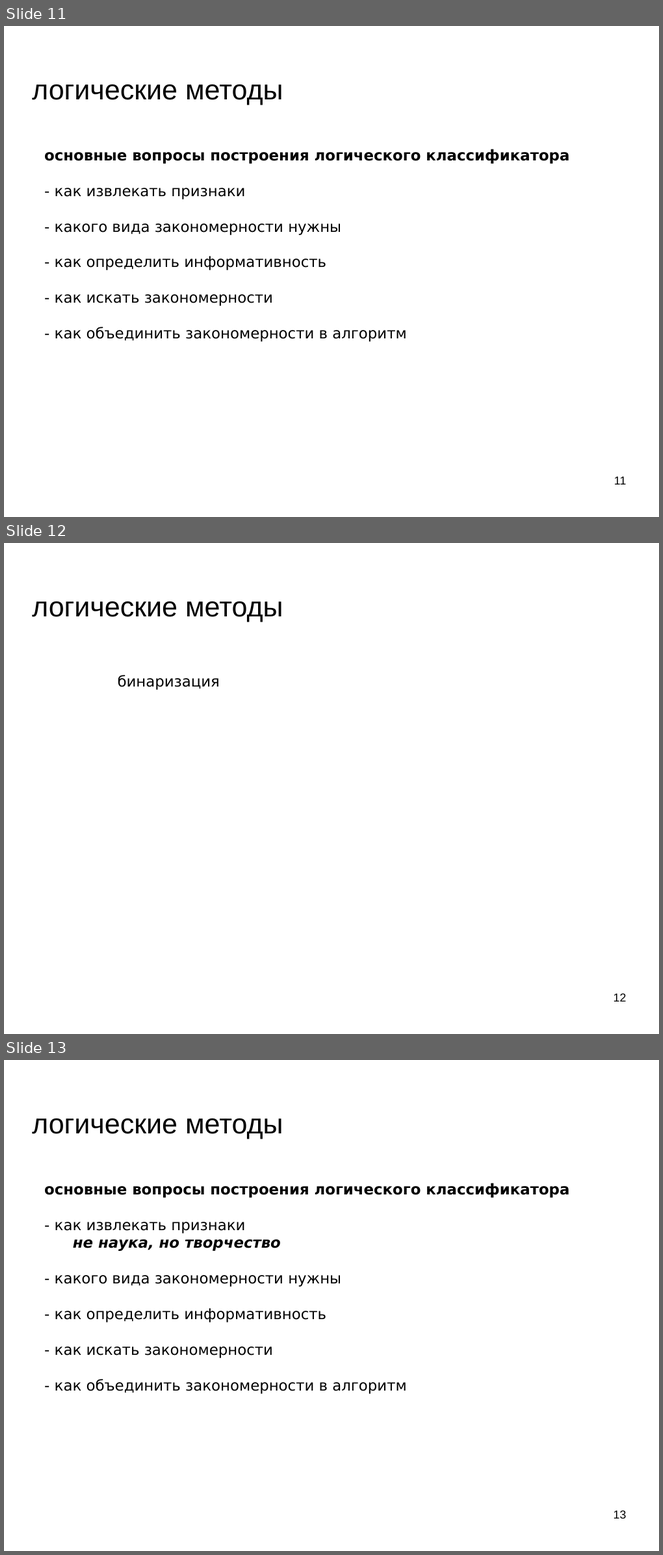
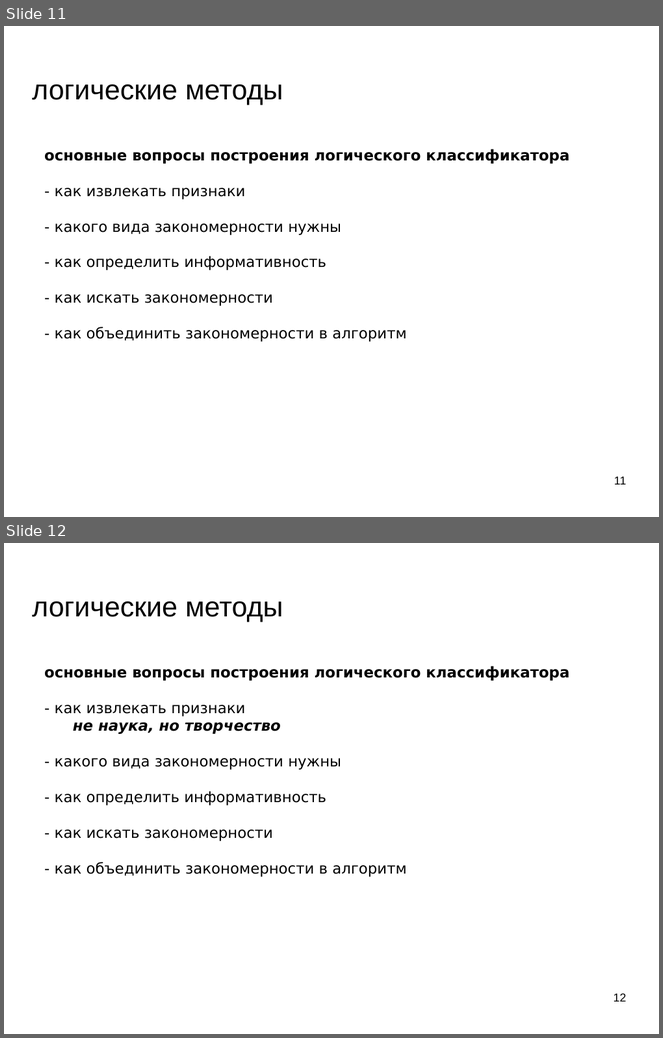
Before and after one commit to mechanoid5/ml_lectorium_legacy, a slide deck: 08-logical.odp. Shown one above the other, each under a label of ours: slides 11, 12 and 13 before the commit, slides 11 and 12 after it. The pictures are 663x1555 and 663x1038 pixels, drawn with LibreOffice and Linux fonts; fonts in the diff are those of the drawing; background and template pictures are left out. Boxes give left, top, right and bottom in pixels: in the first picture for what was removed or moved away, otherwise in the second. Text is boxed around its words. In the diff, an @@ line names an element or a change of style, - is before the commit and + after.

```diff
--- a/08-logical.odp
+++ b/08-logical.odp
@@ slide 12 removed at [4, 543, 659, 1034], background picture (left out) @@
@@ title removed at [32, 601, 283, 622] @@
-логические методы
@@ text removed at [118, 675, 220, 690] @@
-бинаризация
@@ page number removed at [614, 993, 627, 1002] @@
-12
@@ what was slide 13 is now slide 12 @@
@@ page number at [614, 993, 627, 1002]: text changed @@
-13
+12
```
Also in this commit, not shown: 7 slides changed, 2 slides added, 4 other files.
